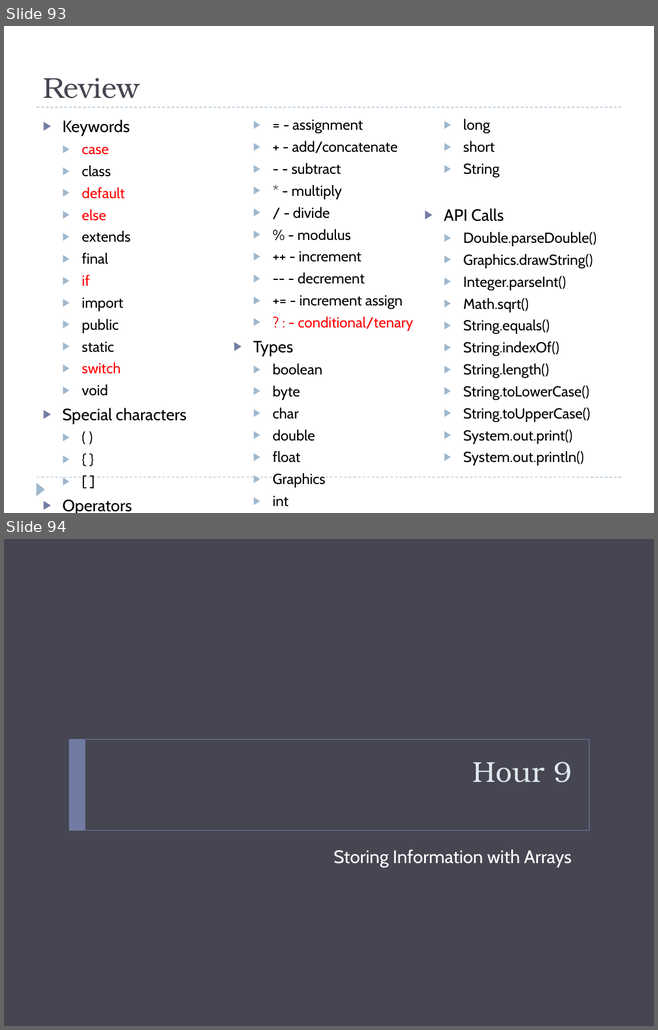
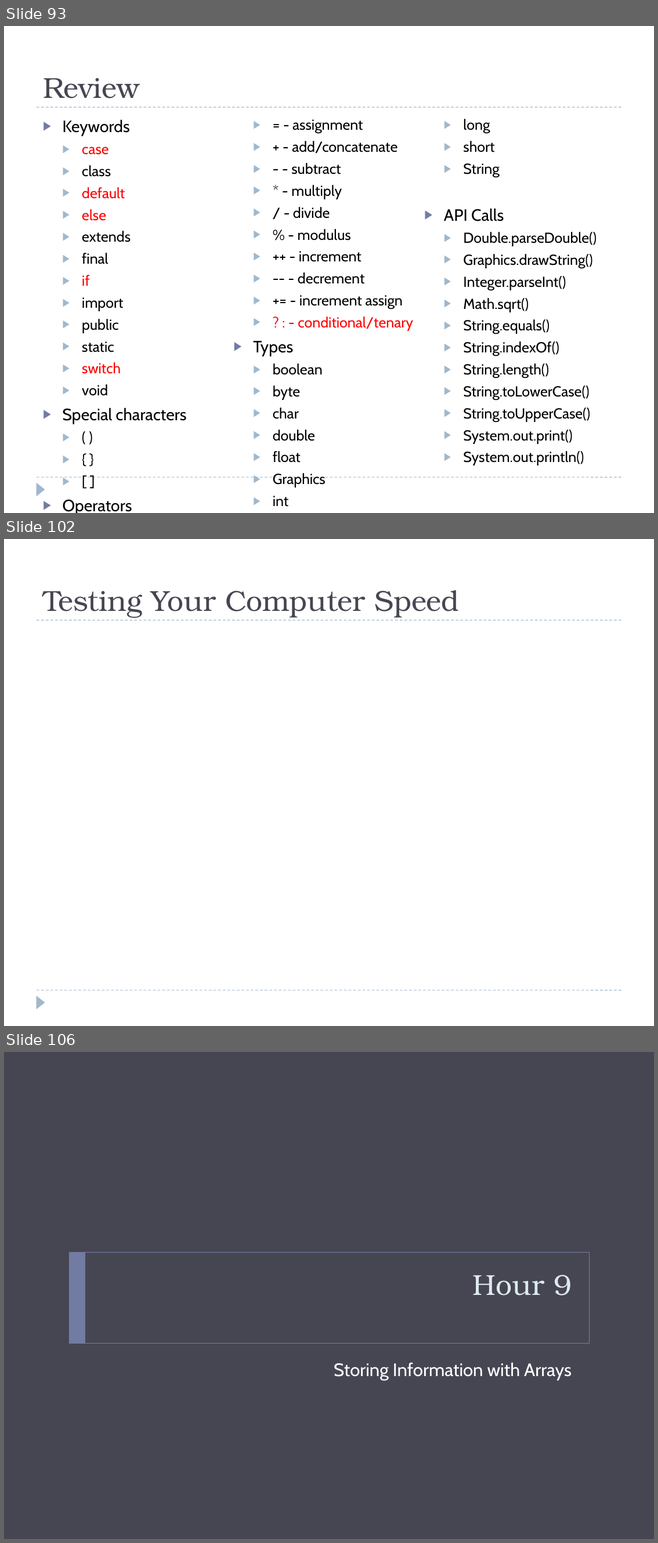
Before and after one commit to bcraig108/JavaClass_2013_Summer, a slide deck: Introduction to Java Programming.pptx. Shown one above the other, each under a label of ours: slides 93 and 94 before the commit, slides 93, 102 and 106 after it; the slides between them are not shown. The pictures are 658x1030 and 658x1543 pixels, drawn with LibreOffice and Linux fonts; fonts in the diff are those of the drawing; background and template pictures are left out. Boxes give left, top, right and bottom in pixels: in the first picture for what was removed or moved away, otherwise in the second. Text is boxed around its words. In the diff, an @@ line names an element or a change of style, - is before the commit and + after.

```diff
--- a/Introduction to Java Programming.pptx
+++ b/Introduction to Java Programming.pptx
@@ slide 102 added at <box>4,539,654,1026</box>, background #FFFFFF; not listed: 3 template elements that a slide beside it also shows @@
@@ title added at <box>43,590,459,618</box>, 32 pt, text #464653 @@
+Testing Your Computer Speed
@@ what was slide 94 is now slide 106 @@
```
Also in this commit, not shown: 12 other slides added, 1 slide removed, 1 other file.
